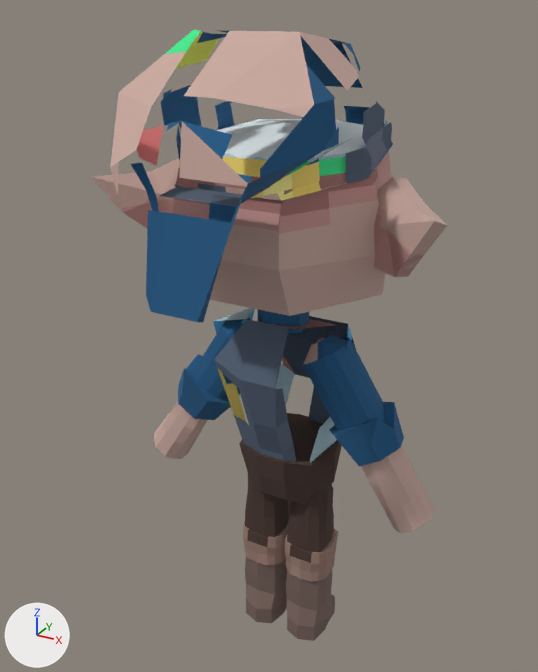
One commit to the glTF model models/gnome/blueGnome/bluePlayer.gltf: the scene before it, then after it.
One viewpoint serves both versions: a 50 mm lens placed at (1.5, -2.88, 3.25), pointed at (-0.06, -0.03, 1.82). The lights are fixed; the arrows at lower left show +X, +Y and +Z. Where no turn or scale is listed for an object, it has been applied to the vertices. Vertices at the same position are counted once.

In view in the first picture: 'Ears', 'Ears.001', 'Hat', 'chest', 'cube', 'cube.001', 'cube.002', 'cube.003', 'cube.004', 'cube.005', 'face', 'neck', 'pelvis', 'tube'.
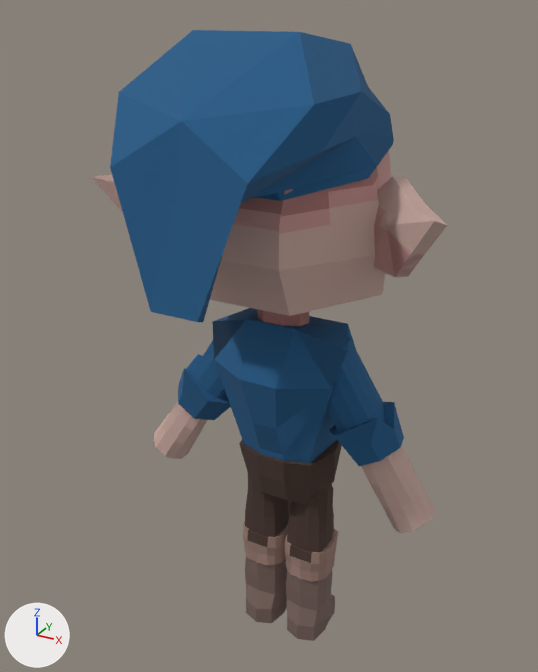
The change in detail:
me_mesh_1 has 32 vertices, 64 faces and spans x -0.112..0.112, y -0.112..0.112, z 0.0..0.188.
me_mesh_1 no longer uses material mat_material_1.
me_mesh_1 now uses material mat_material_2.
me_mesh_2 has 36 vertices, 68 faces and spans x -0.357..0.357, y -0.25..0.375, z 0.009..0.75.
me_mesh_2 no longer uses material mat_material_2.
me_mesh_2 now uses material mat_material_1.
me_mesh_5 has 46 vertices, 88 faces and spans x -0.453..0.453, y -0.837..0.527, z -0.463..0.505.
me_mesh_5 no longer uses material mat_material_4.
me_mesh_5 now uses material mat_material_3.
me_mesh_7 has 68 vertices, 132 faces and spans x -0.176..0.28, y -0.106..0.106, z -0.358..0.209.
me_mesh_7 is used by ob_cube; location (0.309, 0.013, 1.654).
me_mesh_7 no longer uses material mat_material_5.
me_mesh_7 part 1: texture (UV) coordinates of 132 of 132 faces, centred in x -0.168..0.26, y -0.106..0.106, z -0.346..0.204, changed; they spanned u 0.0..0.45, v 0.55..1.0 and now span u 0.0..0.9, v 0.09..1.0.
me_mesh_7 now uses material mat_material_4.
me_mesh_8 has 68 vertices, 132 faces and spans x -0.083..0.346, y -0.106..0.106, z -0.464..0.072.
me_mesh_8 no longer uses material mat_material_5.
me_mesh_8 now uses material mat_material_4.
me_mesh_9 has 34 vertices, 68 faces and spans x -0.243..0.111, y -0.156..0.173, z -0.07..0.244.
me_mesh_9 no longer uses material mat_material_5.
me_mesh_9 now uses material mat_material_4.
me_mesh_12 has 68 vertices, 132 faces and spans x -0.28..0.176, y -0.106..0.106, z -0.358..0.209.
me_mesh_12 no longer uses material mat_material_5.
me_mesh_12 now uses material mat_material_4.

Changed parts and their boxes (x1, y1, x2, y2) in the pictures (538 x 672 px):
'Hat', recoloured (beige to blue)
    both: (110, 30, 394, 296)
'chest', recoloured
    both: (212, 308, 356, 463)
'neck', recoloured (blue to brown)
    both: (258, 310, 309, 334)
part 1 of me_mesh_7, surface changed
    before: (303, 335, 394, 430)
    after: (327, 338, 385, 430)
'Ears.001', unchanged, covered by the edit
    before: (91, 158, 180, 228)
    after: (91, 175, 123, 212)
